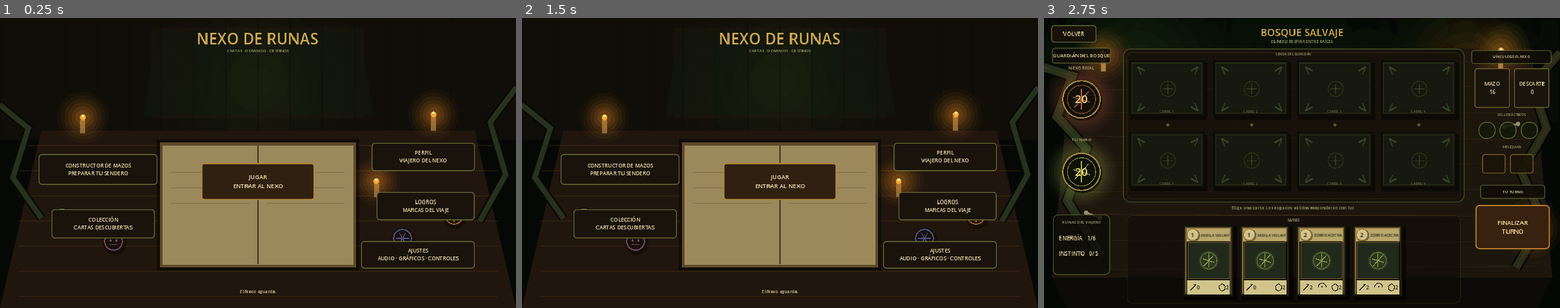
Above: before the commit, frames 1-3 (left to right).
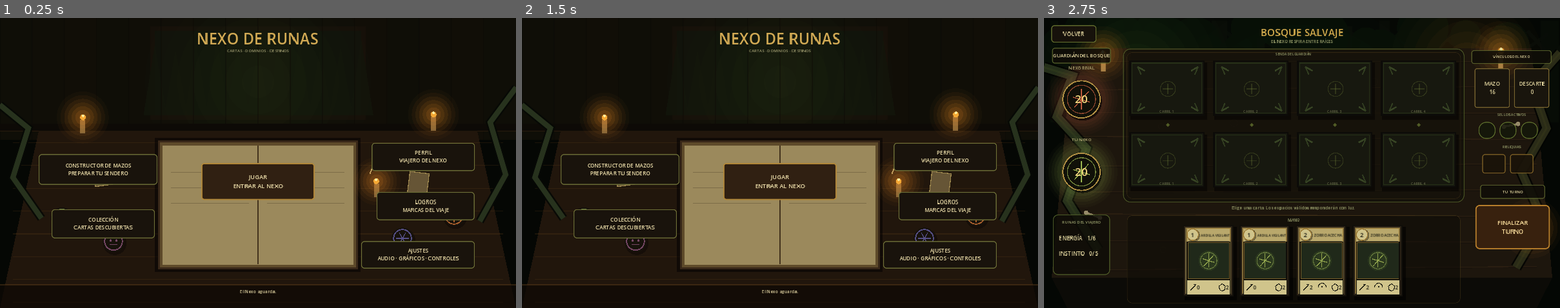
Above: after the commit, the same moments.

Repository: LoloscarPrr/Nexo-de-runas-v2
Game: Godot game, scene res://scenes/main.tscn
Same seed, same stepped clock (60 frames per second), same inputs: the game is played once before the commit and once after it.
Inputs:
- Up to frame 1 (0.25 s): no input
- Up to frame 2 (1.5 s): click "JUGAR ENTRAR AL NEXO" at 0.5 s; click "VOLVER" at 1.25 s
- Up to frame 3 (2.75 s): click "JUGAR ENTRAR AL NEXO" at 2 s

The runs differ from the first frame. In frame 1, 2.2% of the frame differs, in the area x 0-100%, y 38-97%; in frame 2, 2.2%; in frame 3, nothing differs.

Commit message:
Deepen canonical main menu scene

Diff:
--- a/scripts/ui/canonical_main_menu_backdrop.gd
+++ b/scripts/ui/canonical_main_menu_backdrop.gd
@@ -17,37 +17,45 @@
 		return
 
 	# Oscuridad de cabaña y bosque al fondo.
-	draw_rect(Rect2(Vector2.ZERO, s), Color("060805"))
+	draw_rect(Rect2(Vector2.ZERO, s), Color("050704"))
 	var window := Rect2(s.x * 0.30, s.y * 0.045, s.x * 0.40, s.y * 0.29)
-	draw_rect(window.grow(8), Color("120f08"))
-	draw_rect(window, Color("08110b"))
+	draw_rect(window.grow(11), Color("100c07"))
+	draw_rect(window, Color("06100a"))
 	for i in range(11):
 		var x := window.position.x + window.size.x * float(i) / 10.0
 		var crown := sin(float(i) * 1.7) * 14.0
 		draw_colored_polygon(PackedVector2Array([
 			Vector2(x - 28, window.end.y), Vector2(x, window.position.y + 34 + crown), Vector2(x + 30, window.end.y)
 		]), Color(0.035, 0.075, 0.040, 0.92))
-	_draw_glow(Vector2(s.x * 0.50, s.y * 0.22), 260.0, Color(0.20, 0.32, 0.12, 0.10))
+	_draw_glow(Vector2(s.x * 0.50, s.y * 0.22), 280.0, Color(0.20, 0.32, 0.12, 0.11))
 
-	# Paredes de madera verticales.
+	# Paredes con profundidad: tablones, travesaños y sombra superior.
 	for i in range(16):
 		var x := s.x * float(i) / 16.0
 		draw_rect(Rect2(x, 0, s.x / 16.0 + 2, s.y * 0.42), Color(0.10 + (i % 3) * 0.008, 0.085, 0.045, 0.48))
 		draw_line(Vector2(x, 0), Vector2(x, s.y * 0.42), Color(0, 0, 0, 0.22), 2)
+	draw_rect(Rect2(0, s.y * 0.365, s.x, 17), Color("0d0a06"))
+	draw_line(Vector2(0, s.y * 0.39), Vector2(s.x, s.y * 0.39), Color(0.38, 0.23, 0.10, 0.32), 3)
 
-	# Mesa física ocupando la mitad inferior.
+	# Mesa física en perspectiva.
 	var table := PackedVector2Array([
-		Vector2(s.x * 0.08, s.y * 0.39), Vector2(s.x * 0.92, s.y * 0.39),
+		Vector2(s.x * 0.075, s.y * 0.39), Vector2(s.x * 0.925, s.y * 0.39),
 		Vector2(s.x, s.y), Vector2(0, s.y)
 	])
-	draw_colored_polygon(table, Color("20160d"))
-	for i in range(7):
-		var y := lerpf(s.y * 0.44, s.y * 0.96, float(i) / 6.0)
-		draw_line(Vector2(s.x * 0.035, y), Vector2(s.x * 0.965, y), Color(0.40, 0.27, 0.12, 0.22), 2)
+	draw_colored_polygon(table, Color("21160c"))
+	for i in range(8):
+		var y := lerpf(s.y * 0.43, s.y * 0.98, float(i) / 7.0)
+		draw_line(Vector2(s.x * 0.025, y), Vector2(s.x * 0.975, y), Color(0.42, 0.27, 0.11, 0.23), 2)
+	# Borde frontal de la mesa para separar el plano del fondo.
+	draw_colored_polygon(PackedVector2Array([
+		Vector2(0, s.y * 0.92), Vector2(s.x, s.y * 0.92), Vector2(s.x, s.y), Vector2(0, s.y)
+	]), Color(0.055, 0.035, 0.018, 0.72))
+	draw_line(Vector2(0, s.y * 0.92), Vector2(s.x, s.y * 0.92), Color(0.48, 0.31, 0.13, 0.34), 3)
 
-	# Un libro/mapa físico central bajo las opciones.
+	# Libro/mapa central: objeto protagonista del menú.
 	var book := Rect2(s.x * 0.31, s.y * 0.43, s.x * 0.38, s.y * 0.43)
-	draw_rect(book.grow(8), Color(0, 0, 0, 0.45))
+	draw_rect(book.grow(12), Color(0, 0, 0, 0.52))
+	draw_rect(book.grow(5), Color("382718"))
 	draw_rect(book, Color("5e4a2a"))
 	draw_rect(book.grow(-7), Color("9b895c"))
 	draw_line(Vector2(book.get_center().x, book.position.y + 8), Vector2(book.get_center().x, book.end.y - 8), Color("43331d"), 3)
@@ -55,8 +63,21 @@
 		var yy := book.position.y + 36 + i * 38
 		draw_line(Vector2(book.position.x + 28, yy), Vector2(book.get_center().x - 22, yy), Color(0.20, 0.16, 0.09, 0.30), 1)
 		draw_line(Vector2(book.get_center().x + 22, yy), Vector2(book.end.x - 28, yy), Color(0.20, 0.16, 0.09, 0.30), 1)
+	# Nexo grabado en el papel, debajo del botón Jugar.
+	var rune_c := Vector2(book.get_center().x, book.position.y + book.size.y * 0.34)
+	draw_circle(rune_c, 34, Color(0.13, 0.18, 0.08, 0.12))
+	draw_arc(rune_c, 29, 0, TAU, 32, Color(0.25, 0.31, 0.12, 0.34), 2)
+	for a in range(0, 360, 60):
+		var r := deg_to_rad(float(a))
+		draw_line(rune_c + Vector2(cos(r), sin(r)) * 11, rune_c + Vector2(cos(r), sin(r)) * 26, Color(0.25, 0.31, 0.12, 0.30), 2)
 
-	# Objetos que evocan los cuatro dominios sin convertir la pantalla en collage.
+	# Objetos de mesa que aportan materialidad sin competir con la navegación.
+	_draw_coin_stack(Vector2(s.x * 0.27, s.y * 0.55))
+	_draw_quill(Vector2(s.x * 0.72, s.y * 0.48))
+	_draw_small_card(Vector2(s.x * 0.20, s.y * 0.53), -0.14)
+	_draw_small_card(Vector2(s.x * 0.81, s.y * 0.58), 0.12)
+
+	# Símbolos de los cuatro dominios.
 	_draw_domain_totem(Vector2(s.x * 0.12, s.y * 0.69), Color("65783b"), 0)
 	_draw_domain_totem(Vector2(s.x * 0.22, s.y * 0.77), Color("754764"), 1)
 	_draw_domain_totem(Vector2(s.x * 0.78, s.y * 0.76), Color("554f86"), 2)
@@ -67,9 +88,31 @@
 	_draw_candle(Vector2(s.x * 0.84, s.y * 0.33), 1.8)
 	_draw_candle(Vector2(s.x * 0.73, s.y * 0.56), 3.2)
 
-	# Raíces discretas en el marco.
+	# Raíces discretas enmarcando la escena.
 	_draw_root(PackedVector2Array([Vector2(0, s.y * 0.30), Vector2(s.x * 0.055, s.y * 0.38), Vector2(s.x * 0.025, s.y * 0.55), Vector2(s.x * 0.08, s.y * 0.69)]))
 	_draw_root(PackedVector2Array([Vector2(s.x, s.y * 0.24), Vector2(s.x * 0.95, s.y * 0.36), Vector2(s.x * 0.98, s.y * 0.54), Vector2(s.x * 0.93, s.y * 0.70)]))
+
+func _draw_small_card(pos: Vector2, angle: float) -> void:
+	var points := PackedVector2Array([
+		Vector2(-24, -34), Vector2(24, -34), Vector2(24, 34), Vector2(-24, 34)
+	])
+	var transformed := PackedVector2Array()
+	for p in points:
+		transformed.append(pos + p.rotated(angle))
+	draw_colored_polygon(transformed, Color("665536"))
+	draw_polyline(PackedVector2Array([transformed[0], transformed[1], transformed[2], transformed[3], transformed[0]]), Color("9d874e"), 2)
+
+func _draw_coin_stack(pos: Vector2) -> void:
+	for i in range(4):
+		var p := pos + Vector2(i * 2, -i * 5)
+		draw_circle(p, 11, Color("5b4520"))
+		draw_arc(p, 9, 0, TAU, 20, Color("a58139"), 2)
+
+func _draw_quill(pos: Vector2) -> void:
+	draw_line(pos + Vector2(-4, 42), pos + Vector2(22, -30), Color("b1a16e"), 3)
+	draw_colored_polygon(PackedVector2Array([
+		pos + Vector2(18, -32), pos + Vector2(43, -18), pos + Vector2(26, 6), pos + Vector2(10, -3)
+	]), Color("756b4a"))
 
 func _draw_domain_totem(pos: Vector2, color: Color, kind: int) -> void:
 	draw_circle(pos + Vector2(3, 5), 29, Color(0, 0, 0, 0.34))
